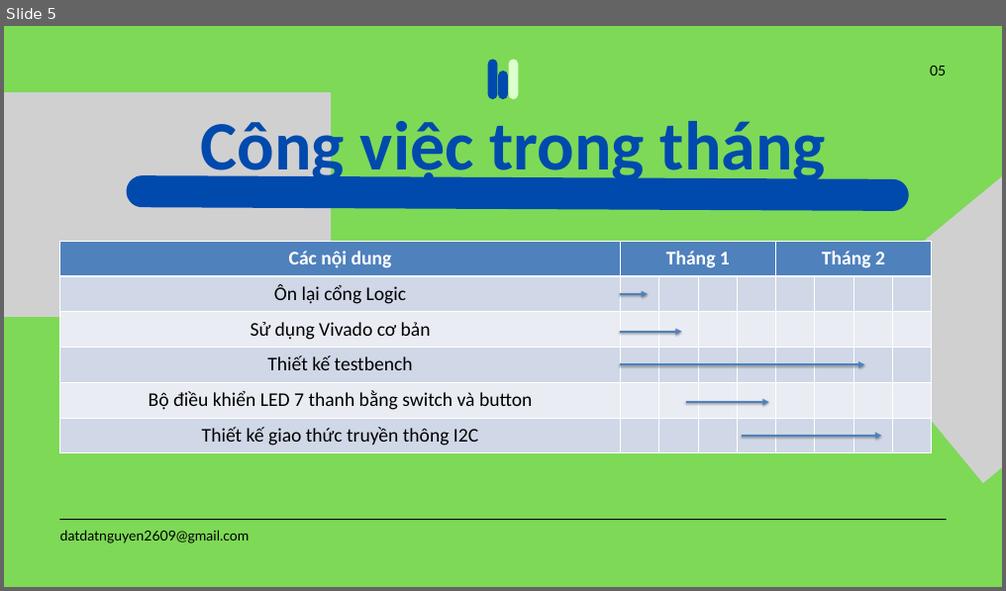
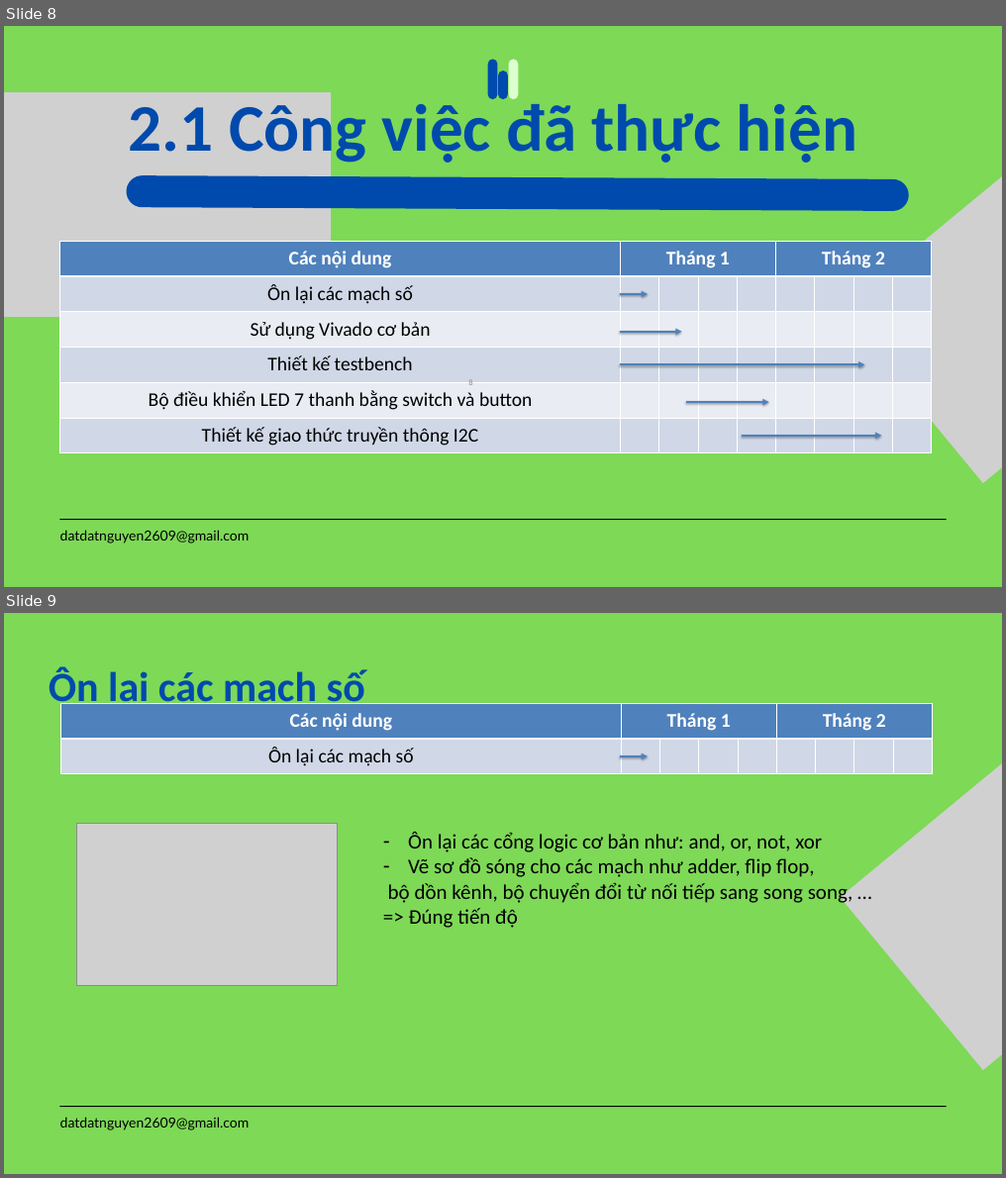
Before and after one commit to datdatnguyen2609/jit_intern, a slide deck: report/monthly_report/first_month_intern_report_nguyenthanhdat.pptx. Shown one above the other, each under a label of ours: slide 5 before the commit, slides 8 and 9 after it. The pictures are 1006x591 and 1006x1178 pixels, drawn with LibreOffice and Linux fonts; fonts in the diff are those of the drawing; grey boxes stand for pictures. Boxes give left, top, right and bottom in pixels: in the first picture for what was removed or moved away, otherwise in the second. Text is boxed around its words. In the diff, an @@ line names an element or a change of style, - is before the commit and + after.

```diff
--- a/report/monthly_report/first_month_intern_report_nguyenthanhdat.pptx
+++ b/report/monthly_report/first_month_intern_report_nguyenthanhdat.pptx
@@ slide 9 added at (4,613,1002,1174), background #7ED957 @@
@@ text added at (49,666,365,711), 60 pt, text #004AAD, bold @@
+Ôn lại các mạch số
@@ picture added at (840,655,1002,1070) @@
@@ table added at (60,703,932,774), 2 rows, 9 columns @@
+Các nội dung | Tháng 1 |  |  |  | Tháng 2 |  |  | 
+Ôn lại các mạch số |  |  |  |  |  |  |  | 
@@ arrow added from (619, 757) to (648, 757), #4F81BD 3 pt @@
@@ picture added at (77,823,337,985) @@
@@ text added at (388,832,853,928), 30 pt, text #000000 @@
+– Ôn lại các cổng logic cơ bản như: and, or, not, xor
+– Vẽ sơ đồ sóng cho các mạch như adder, flip flop,
+bộ dồn kênh, bộ chuyển đổi từ nối tiếp sang song song, …
+=> Đúng tiến độ
@@ line added from (59, 1106) to (946, 1106), #000000 1.5 pt @@
@@ text added at (60,1117,250,1131), 20 pt, text #000000 @@
+datdatnguyen2609@gmail.com
@@ what was slide 5 is now slide 8 @@
@@ slide 8 changed as well @@
@@ text removed at (930,66,945,76) @@
-05
@@ text at (129,96,857,168): text changed; size 100 to 96 pt @@
-Công việc trong tháng
+2.1 Công việc đã thực hiện
@@ table at (59,241,931,453) @@
-row 2, column 1: Ôn lại cổng Logic
+row 2, column 1: Ôn lại các mạch số
@@ page number added at (468,379,472,385), 12 pt, text #8C8C8C @@
+8
```
Also in this commit, not shown: 9 other slides changed, 10 other slides added, 4 slides removed, 4 other files.
